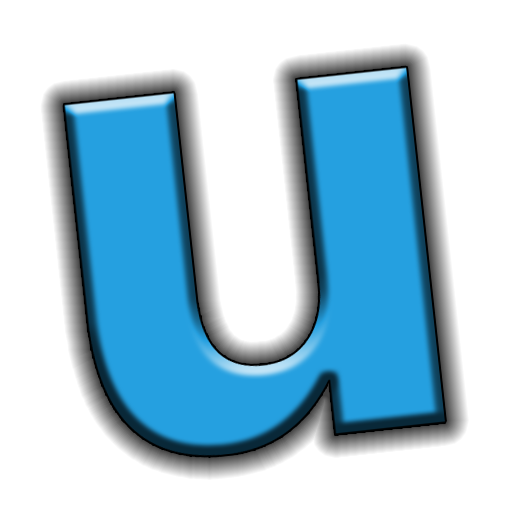
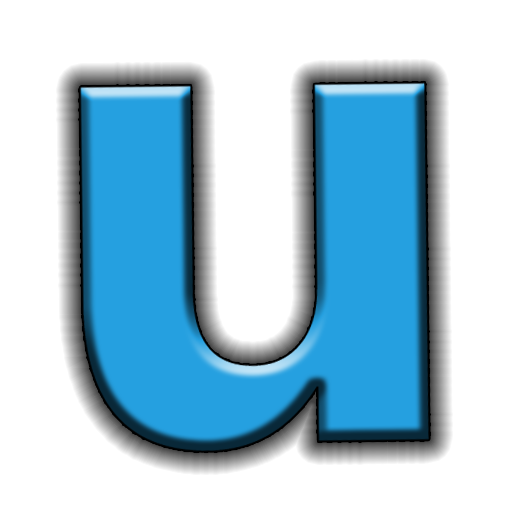
The second 512 x 512 image is a revision of the first. Changes to its layers:
painted on "Layer 1" over (x1=64, y1=67, x2=445, y2=457)
